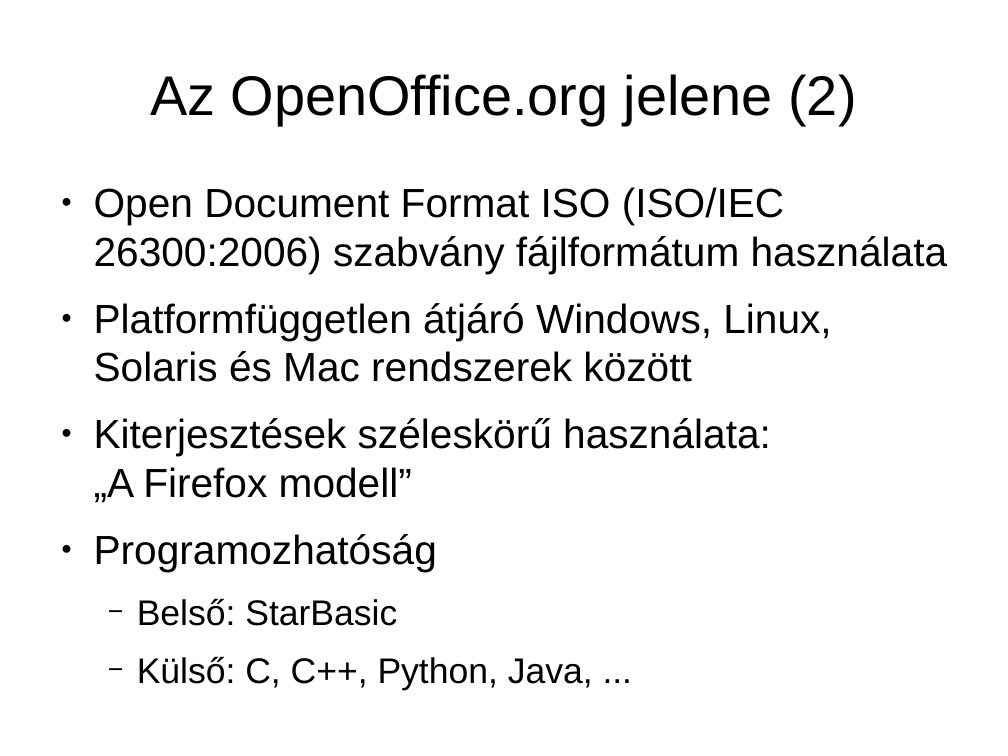
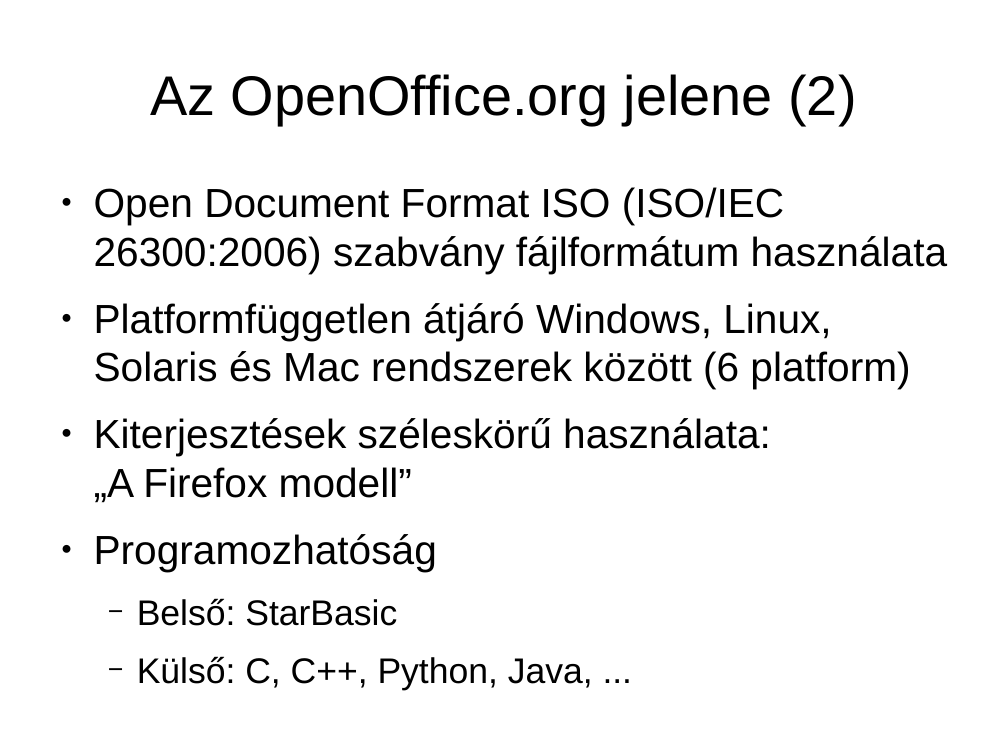
Before and after one commit to KAMI911/oxygenoffice, a slide deck: slide 8 of documents/marketing/hu/OpenOffice.org3_ujdonsagai.odp (slide 7 before the commit). Drawn at 1008x756 pixels with LibreOffice and Linux fonts; fonts in the diff are those of the drawing. Boxes give left, top, right and bottom in pixels: in the first picture for what was removed or moved away, otherwise in the second. Text is boxed around its words. In the diff, an @@ line names an element or a change of style, - is before the commit and + after.

```diff
--- a/documents/marketing/hu/OpenOffice.org3_ujdonsagai.odp
+++ b/documents/marketing/hu/OpenOffice.org3_ujdonsagai.odp
@@ text at box(94, 303, 910, 389): text changed @@
-● Platformfüggetlen átjáró Windows, Linux, Solaris és Mac rendszerek között
+● Platformfüggetlen átjáró Windows, Linux, Solaris és Mac rendszerek között (6 platform)
```
Also in this commit, not shown: 5 other slides changed, 2 slides added.
